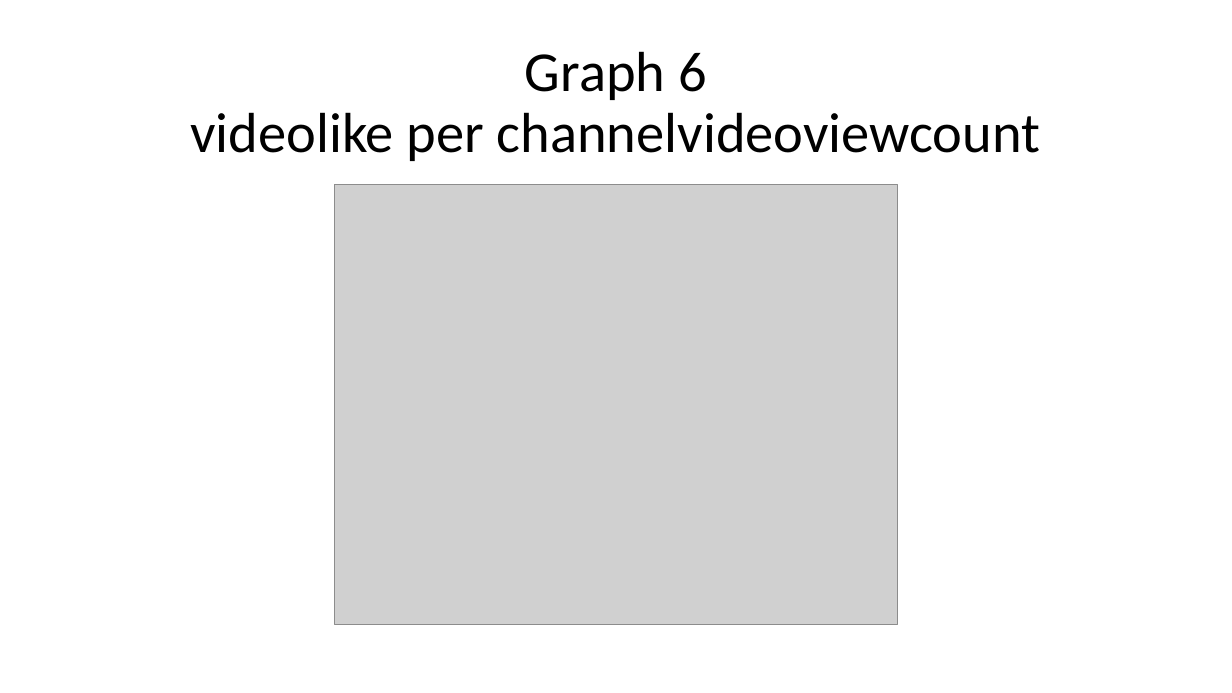
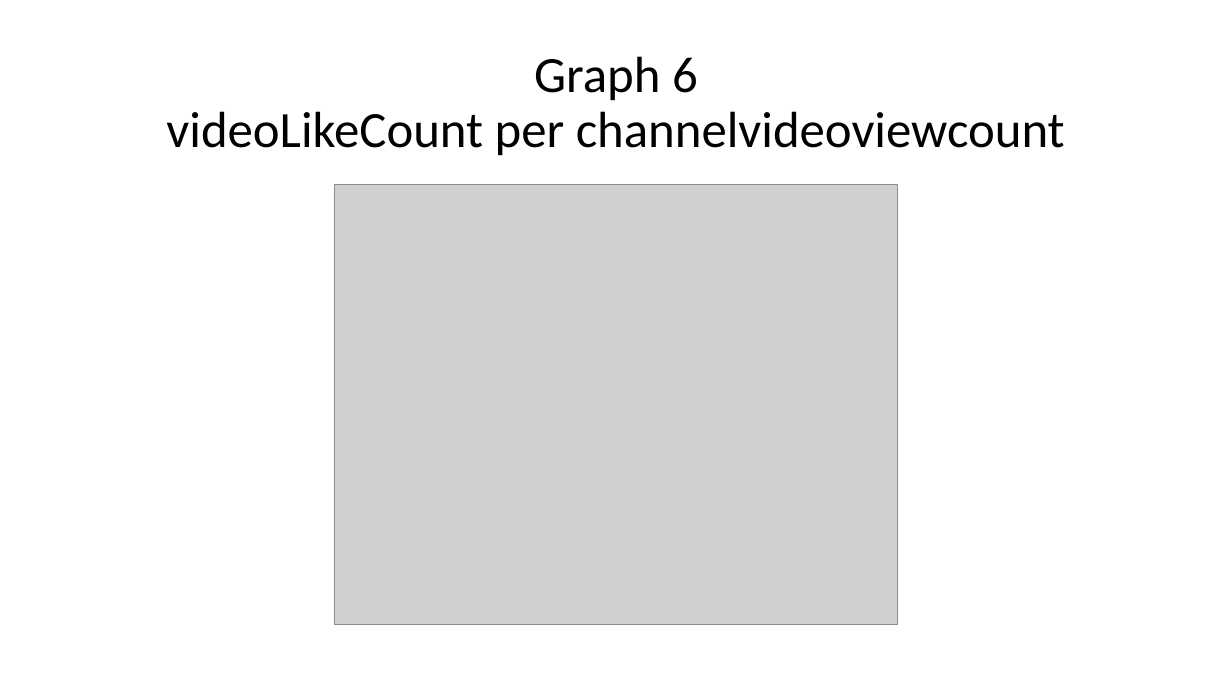
Before and after one commit to YonatanShoham/YouTube-dataset-analysis, a slide deck: slide 13 of YouTube dataset analysis presentation.pptx. Drawn at 1232x693 pixels with LibreOffice and Linux fonts; fonts in the diff are those of the drawing; grey boxes stand for pictures; background and template pictures are left out. Boxes give left, top, right and bottom in pixels: in the first picture for what was removed or moved away, otherwise in the second. Text is boxed around its words. In the diff, an @@ line names an element or a change of style, - is before the commit and + after.

```diff
--- a/YouTube dataset analysis presentation.pptx
+++ b/YouTube dataset analysis presentation.pptx
@@ title at [166, 56, 1065, 156]: text changed; size 44 to 39.6 pt @@
-Graph 6
-videolike per channelvideoviewcount
+Graph 6
+videoLikeCount per channelvideoviewcount
```
Also in this commit, not shown: 8 other slides changed, 2 slides added, 1 other file.
